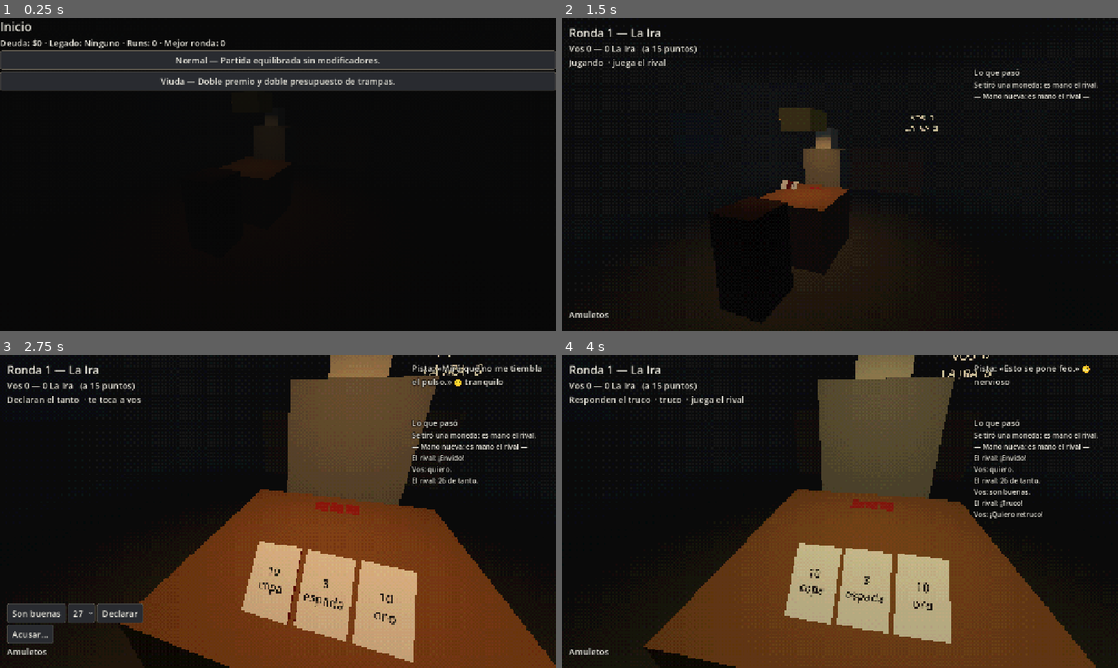
Above: before the commit, frames 1-4 (two rows, left to right).
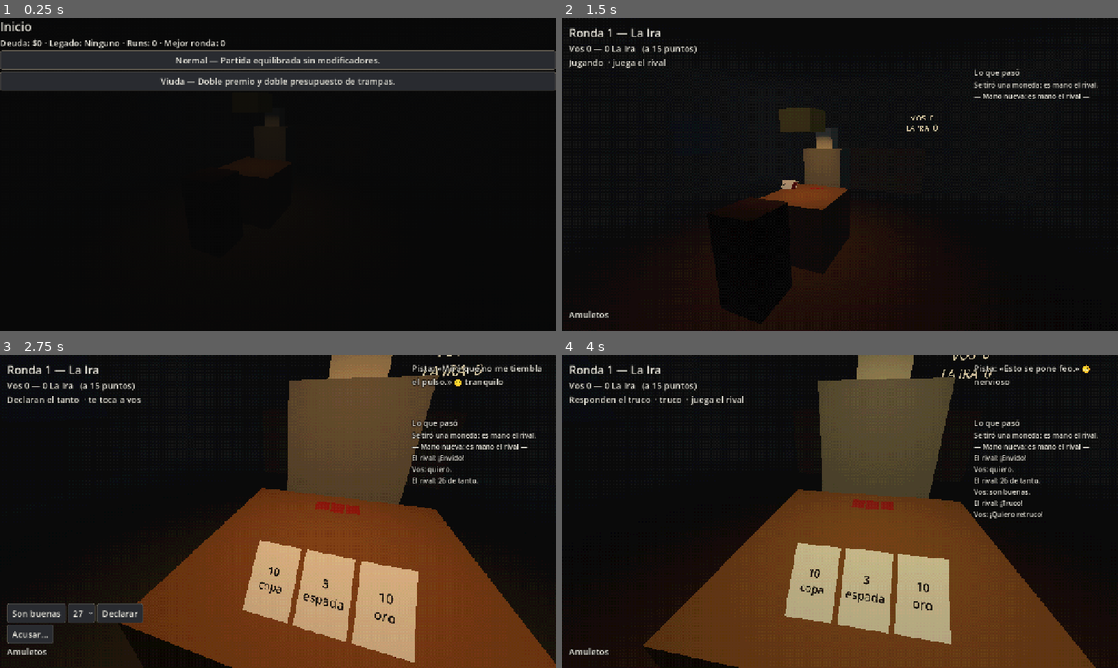
Above: after the commit, the same moments.

Repository: JoakoZarza/paye
Game: Godot game, scene res://ui/main.tscn
Same seed, same stepped clock (60 frames per second), same inputs: the game is played once before the commit and once after it.
Inputs:
- Up to frame 1 (0.25 s): no input
- Up to frame 2 (1.5 s): click "Normal — Partida equilibrada …" at 0.5 s; click "Sentarse" at 1.25 s
- Up to frame 3 (2.75 s): click "Quiero" at 2 s
- Up to frame 4 (4 s): click "Son buenas" at 2.75 s; click "Quiero retruco" at 3.5 s

The runs differ from the first frame. In frame 1, less than 0.1% of the frame differs, in the area x 41-51%, y 26-34%; in frame 2, 0.3%; in frame 3, 1.1%, in the area x 21-100%, y 0-100%; in frame 4, 1.0%.

Commit message:
feat(world): filtro PS1 a 640x360 y configurable (ps1_shrink en data/ui.json)
Co-Authored-By: Claude Opus 5.5 <noreply@anthropic.com>

Diff:
--- a/data/ui.json
+++ b/data/ui.json
@@ -1,5 +1,6 @@
 {
   "dealer_step_seconds": 0.6,
   "view": "3d",
-  "ps1": true
+  "ps1": true,
+  "ps1_shrink": 2
 }
--- a/ui/main.gd
+++ b/ui/main.gd
@@ -18,15 +18,17 @@
 	var config: Dictionary = get_meta("force_view") if has_meta("force_view") else load_config()
 	router = ScreenRouter.new()
 	if String(config.get("view", "2d")) == "3d":
-		_build_world(bool(config.get("ps1", true)))
+		_build_world(bool(config.get("ps1", true)), int(config.get("ps1_shrink", LowResView.SHRINK)))
 	router.set_anchors_and_offsets_preset(Control.PRESET_FULL_RECT)
 	add_child(router)
 	router.setup(rc)
 
 
-func _build_world(ps1: bool) -> void:
+func _build_world(ps1: bool, shrink: int) -> void:
+	shrink = maxi(shrink, 1)
+	Ps1Material.snap_resolution = Vector2(1280, 720) / shrink
 	var view := LowResView.new()
-	view.configure(ps1)
+	view.configure(ps1, shrink)
 	add_child(view)
 	bar = (load(BAR_SCENE) as PackedScene).instantiate() as Bar3D
 	bar.ps1 = ps1
--- a/world/ps1/low_res_view.gd
+++ b/world/ps1/low_res_view.gd
@@ -4,8 +4,8 @@
 ## de colores PS1. El HUD va afuera, a resolución completa (Plan 7, Tarea 6).
 
 const POST := preload("res://world/ps1/ps1_post.gdshader")
-## 1280×720 / 4 = 320×180.
-const SHRINK := 4
+## Por defecto 1280×720 / 2 = 640×360. Se cambia con "ps1_shrink" en data/ui.json.
+const SHRINK := 2
 
 var viewport: SubViewport
 
@@ -22,8 +22,8 @@
 
 
 ## ps1 false: resolución completa y sin pasada de colores, para comparar.
-func configure(ps1: bool) -> void:
-	stretch_shrink = SHRINK if ps1 else 1
+func configure(ps1: bool, shrink := SHRINK) -> void:
+	stretch_shrink = shrink if ps1 else 1
 	texture_filter = CanvasItem.TEXTURE_FILTER_NEAREST if ps1 else CanvasItem.TEXTURE_FILTER_LINEAR
 	if ps1:
 		var post := ShaderMaterial.new()
--- a/world/ps1/ps1.gdshader
+++ b/world/ps1/ps1.gdshader
@@ -9,7 +9,7 @@
 uniform vec4 albedo : source_color = vec4(1.0);
 uniform bool has_texture = false;
 // Resolución de la grilla a la que se pegan los vértices.
-uniform vec2 snap_resolution = vec2(320.0, 180.0);
+uniform vec2 snap_resolution = vec2(640.0, 360.0);
 // 0 = texturas correctas, 1 = deformación afín completa.
 uniform float affine_strength : hint_range(0.0, 1.0) = 0.6;
 
--- a/world/ps1/ps1_material.gd
+++ b/world/ps1/ps1_material.gd
@@ -5,10 +5,14 @@
 
 const SHADER := preload("res://world/ps1/ps1.gdshader")
 
+## Grilla de los vértices: la misma resolución que la vista baja.
+static var snap_resolution := Vector2(640, 360)
+
 
 static func from_material(source: Material) -> ShaderMaterial:
 	var out := ShaderMaterial.new()
 	out.shader = SHADER
+	out.set_shader_parameter("snap_resolution", snap_resolution)
 	if source is BaseMaterial3D:
 		var base := source as BaseMaterial3D
 		out.set_shader_parameter("albedo", base.albedo_color)
